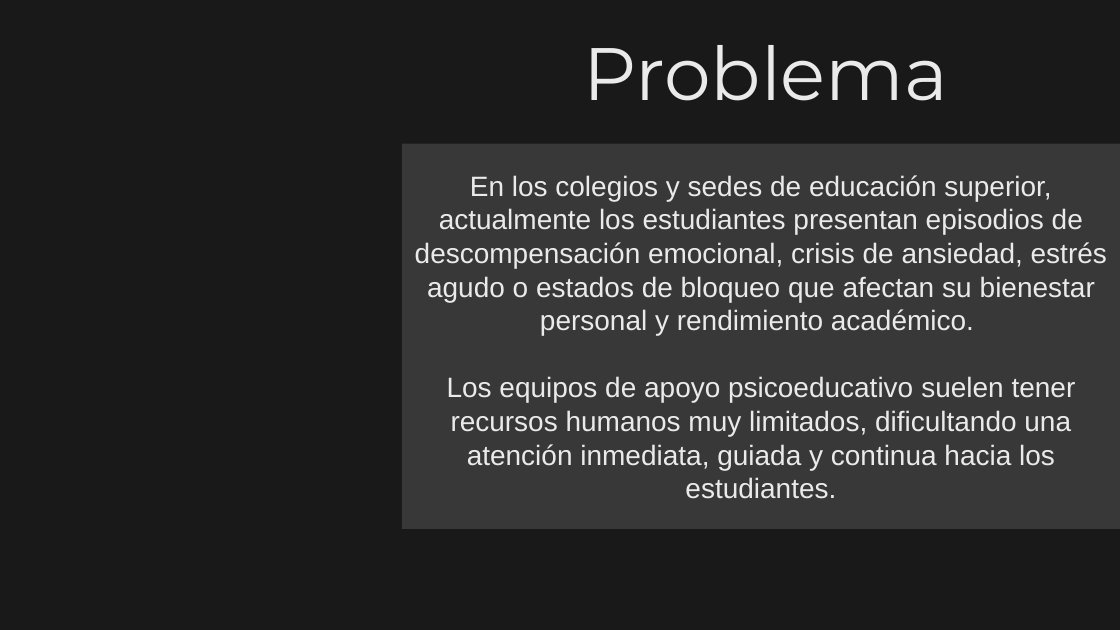
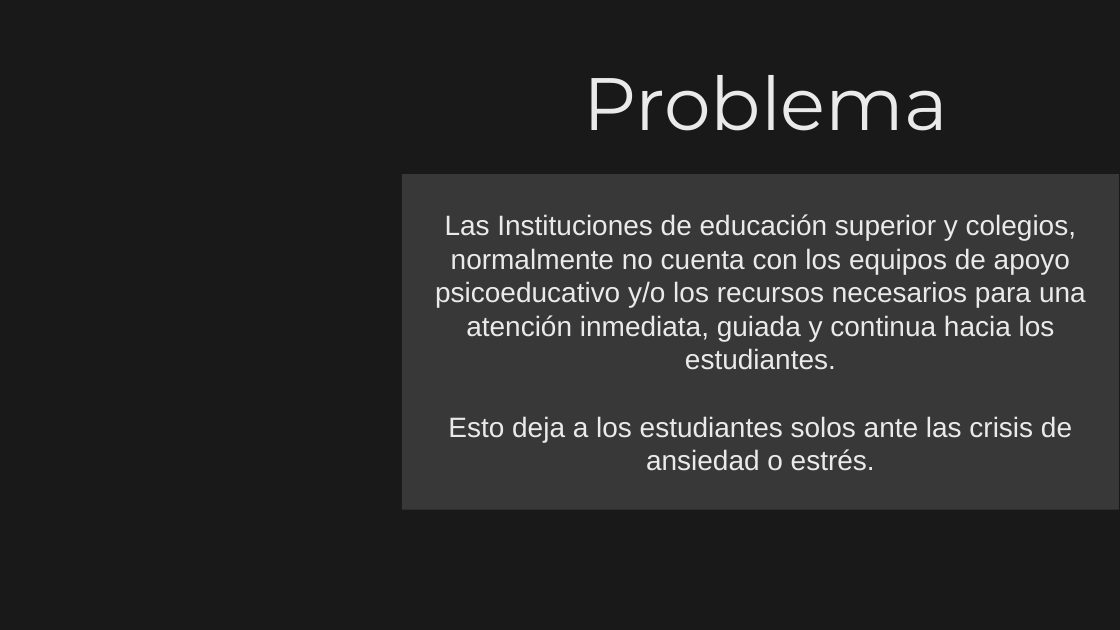
Before and after one commit to DanixaChan/Grupo-2, a slide deck: slide 4 of Fase 1/Evidencias Grupales/CalmaVR-Fase1.pptx. Drawn at 1120x630 pixels with LibreOffice and Linux fonts; fonts in the diff are those of the drawing; background and template pictures are left out. Boxes give left, top, right and bottom in pixels: in the first picture for what was removed or moved away, otherwise in the second. Text is boxed around its words. In the diff, an @@ line names an element or a change of style, - is before the commit and + after.

```diff
--- a/Fase 1/Evidencias Grupales/CalmaVR-Fase1.pptx
+++ b/Fase 1/Evidencias Grupales/CalmaVR-Fase1.pptx
@@ title "Problema": place and size @@
-title "Problema" at [584,45,949,101]
+title "Problema" at [584,75,949,131]
@@ subtitle "Las Instituciones de educación superior ...": place and size @@
-subtitle "Las Instituciones de educación superior ..." at [402,143,1120,529]
+subtitle "Las Instituciones de educación superior ..." at [402,174,1119,510]
@@ subtitle at [435,214,1086,471]: text changed @@
-En los colegios y sedes de educación superior, actualmente los estudiantes presentan episodios de descompensación emocional, crisis de ansiedad, estrés agudo o estados de bloqueo que afectan su bienestar personal y rendimiento académico.
-Los equipos de apoyo psicoeducativo suelen tener recursos humanos muy limitados, dificultando una atención inmediata, guiada y continua hacia los estudiantes.
+Las Instituciones de educación superior y colegios, normalmente no cuenta con los equipos de apoyo psicoeducativo y/o los recursos necesarios para una atención inmediata, guiada y continua hacia los estudiantes.
+Esto deja a los estudiantes solos ante las crisis de ansiedad o estrés.
```
Also in this commit, not shown: 7 other slides changed, 1 slide added, 1 slide removed.
